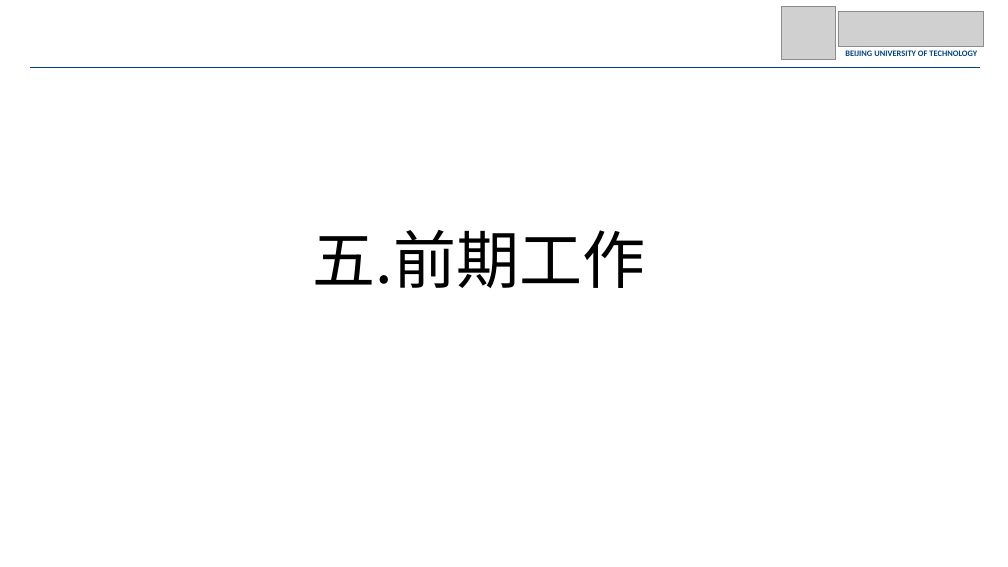
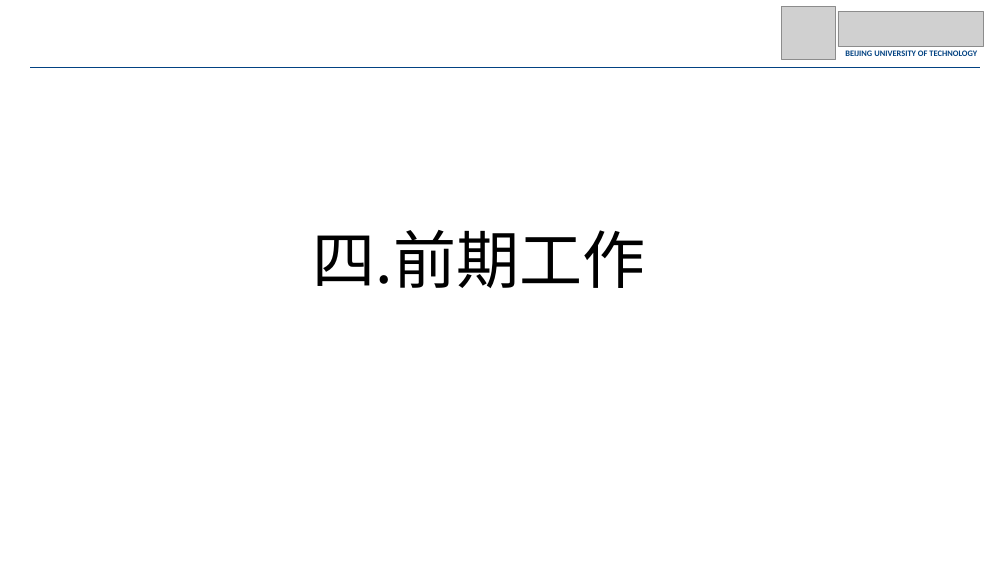
Before and after one commit to JohnnyM1ng/dissertation-proposal, a slide deck: slide 20 of 开题/开题_1210.pptx (slide 24 before the commit). Drawn at 1008x567 pixels with LibreOffice and Linux fonts; fonts in the diff are those of the drawing; grey boxes stand for pictures. Boxes give left, top, right and bottom in pixels: in the first picture for what was removed or moved away, otherwise in the second. Text is boxed around its words. In the diff, an @@ line names an element or a change of style, - is before the commit and + after.

```diff
--- a/开题/开题_1210.pptx
+++ b/开题/开题_1210.pptx
@@ text at <box>313,230,646,288</box>: text changed @@
-五.前期工作
+四.前期工作
```
Also in this commit, not shown: 13 other slides changed, 3 slides removed, 3 other files.
